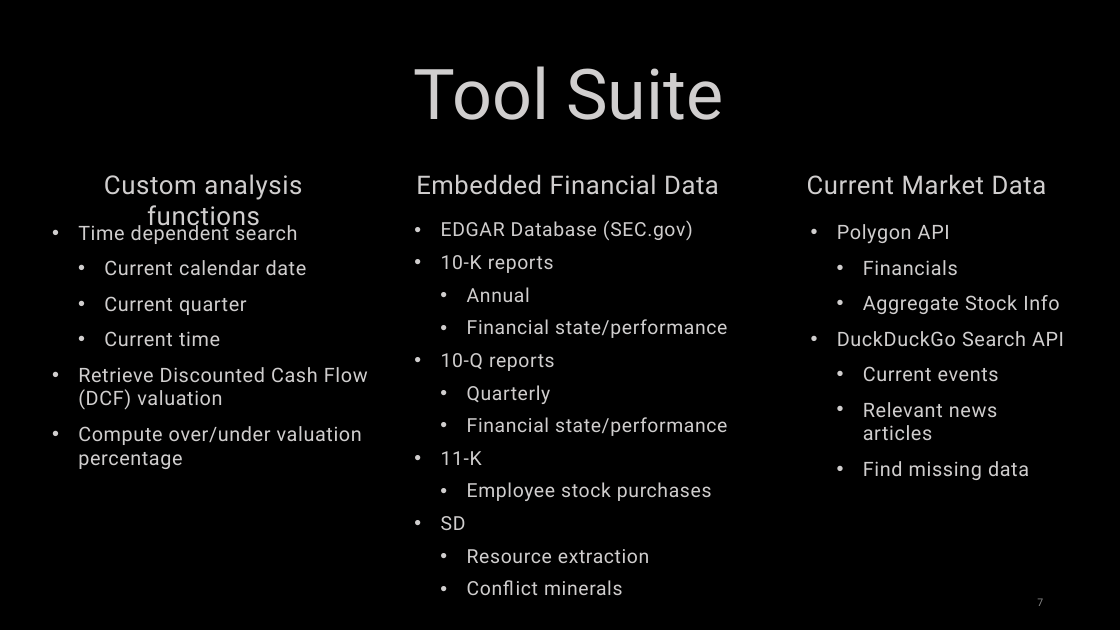
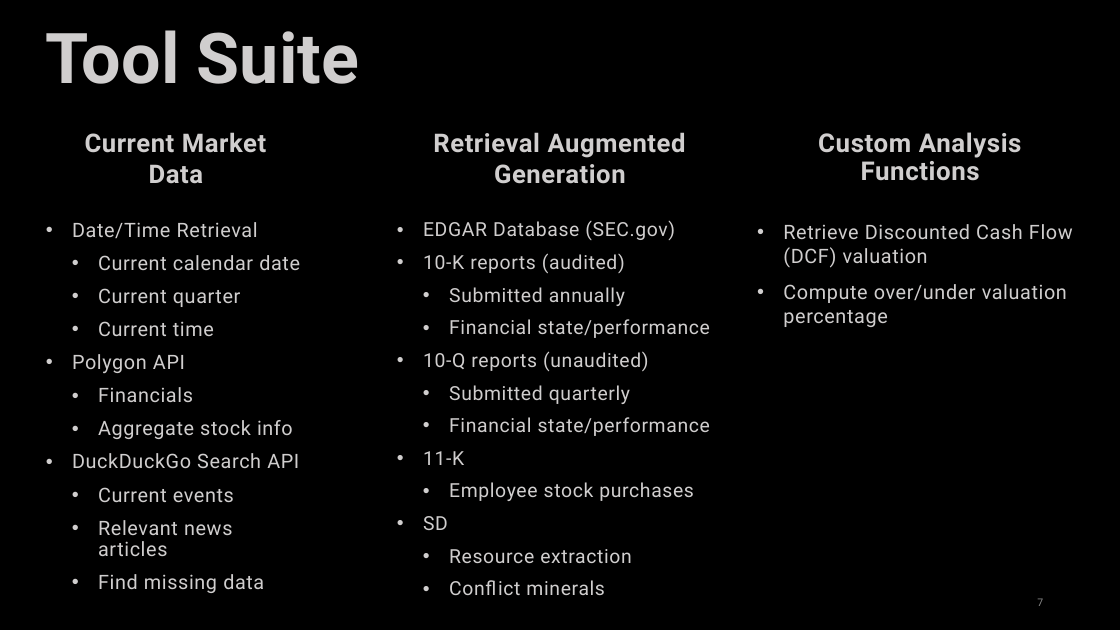
Before and after one commit to rcwaterman/SimpliFInance, a slide deck: slide 7 of SimpliFinance.pptx. Drawn at 1120x630 pixels with LibreOffice and Linux fonts; fonts in the diff are those of the drawing. Boxes give left, top, right and bottom in pixels: in the first picture for what was removed or moved away, otherwise in the second. Text is boxed around its words. In the diff, an @@ line names an element or a change of style, - is before the commit and + after.

```diff
--- a/SimpliFinance.pptx
+++ b/SimpliFinance.pptx
@@ text "Tool Suite": place and size @@
-text "Tool Suite" at [414,66,723,120]
+text "Tool Suite" at [46,30,359,84]
@@ text "Tool Suite" at [46,30,359,84]: bold on @@
@@ text "Current Market Data": place and size @@
-text "Current Market Data" at [807,174,1047,195]
+text "Current Market Data" at [85,132,266,184]
@@ text "Current Market Data" at [85,132,266,184]: bold on; vertical alignment top to middle @@
@@ text "Retrieval Augmented Generation" at [433,132,686,184]: vertical alignment top to middle @@
@@ text at [433,132,686,184]: text changed; bold on @@
-  Embedded Financial Data
+  Retrieval Augmented Generation
@@ text "Custom Analysis Functions" at [818,132,1022,181]: vertical alignment top to middle @@
@@ text at [818,132,1022,181]: text changed; bold on @@
-  Custom analysis functions
+  Custom Analysis Functions
@@ text "Date/Time Retrieval": place and size @@
-text "Date/Time Retrieval" at [837,224,1064,480]
+text "Date/Time Retrieval" at [72,222,300,593]
@@ text at [72,222,300,336]: paragraphs added @@
+  • Date/Time Retrieval
+    • Current calendar date
+    • Current quarter
+    • Current time
@@ text at [78,221,307,346]: paragraphs removed @@
-  • Time dependent search
-    • Current calendar date
-    • Current quarter
-    • Current time
@@ text "EDGAR Database (SEC.gov)": place and size @@
-text "EDGAR Database (SEC.gov)" at [441,220,727,595]
+text "EDGAR Database (SEC.gov)" at [423,221,710,595]
@@ text "Retrieve Discounted Cash Flow (DCF) ...": place and size @@
-text "Retrieve Discounted Cash Flow (DCF) ..." at [78,221,368,469]
+text "Retrieve Discounted Cash Flow (DCF) ..." at [783,224,1073,327]
@@ text at [423,253,625,306]: text changed @@
-  • 10-K reports
-    • Annual
+  • 10-K reports (audited)
+    • Submitted annually
@@ text at [72,354,299,593]: line spacing 1 to 0.9 @@
@@ text at [423,351,648,404]: text changed @@
-  • 10-Q reports
-    • Quarterly
+  • 10-Q reports (unaudited)
+    • Submitted quarterly
@@ text at [98,420,293,439]: text changed @@
-    • Aggregate Stock Info
+    • Aggregate stock info
```
Also in this commit, not shown: 7 other slides changed, 2 slides added, 6 slides removed.
